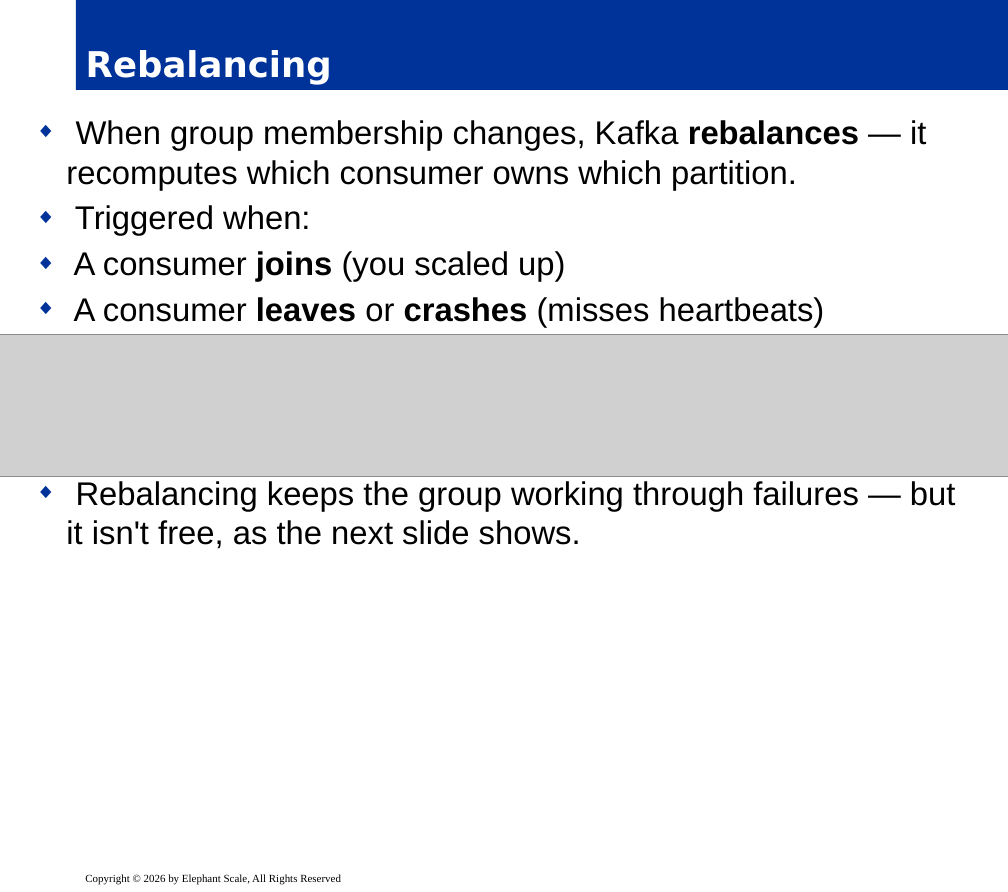
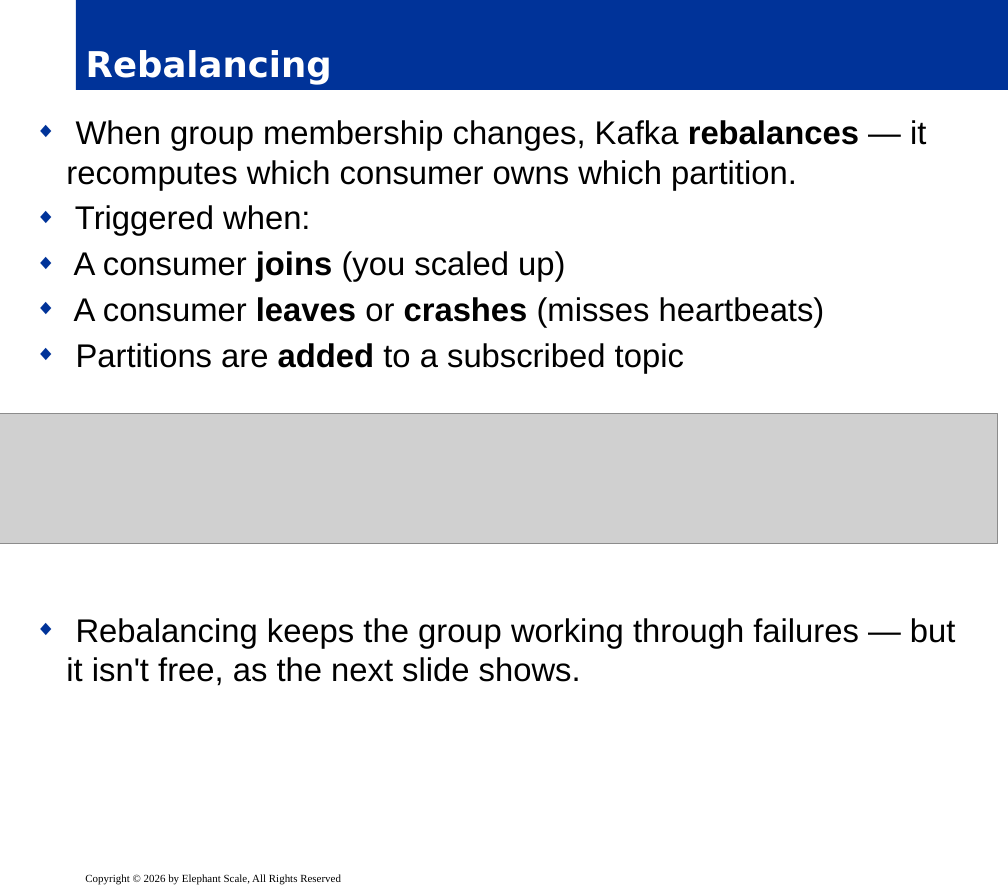
Before and after one commit to elephantscale/Apache-Kafka-for-Developers, a slide deck: slide 5 of slides/release/06__inter-2-consumer-internals.pptx. Drawn at 1008x892 pixels with LibreOffice and Linux fonts; fonts in the diff are those of the drawing; grey boxes stand for pictures; background and template pictures are left out. Boxes give left, top, right and bottom in pixels: in the first picture for what was removed or moved away, otherwise in the second. Text is boxed around its words. In the diff, an @@ line names an element or a change of style, - is before the commit and + after.

```diff
--- a/slides/release/06__inter-2-consumer-internals.pptx
+++ b/slides/release/06__inter-2-consumer-internals.pptx
@@ text "When group membership changes, Kafka ..." rewrapped from (66, 120, 956, 549) to (66, 120, 956, 686) @@
@@ picture: place and size @@
-picture at (0, 334, 1008, 476)
+picture at (0, 414, 998, 544)
```
Also in this commit, not shown: 4 other slides changed.
